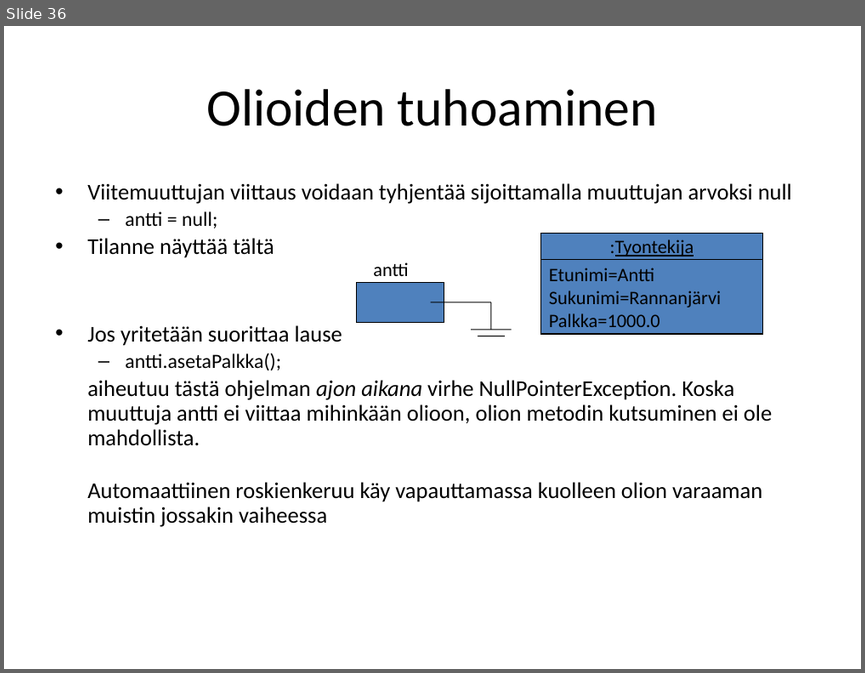
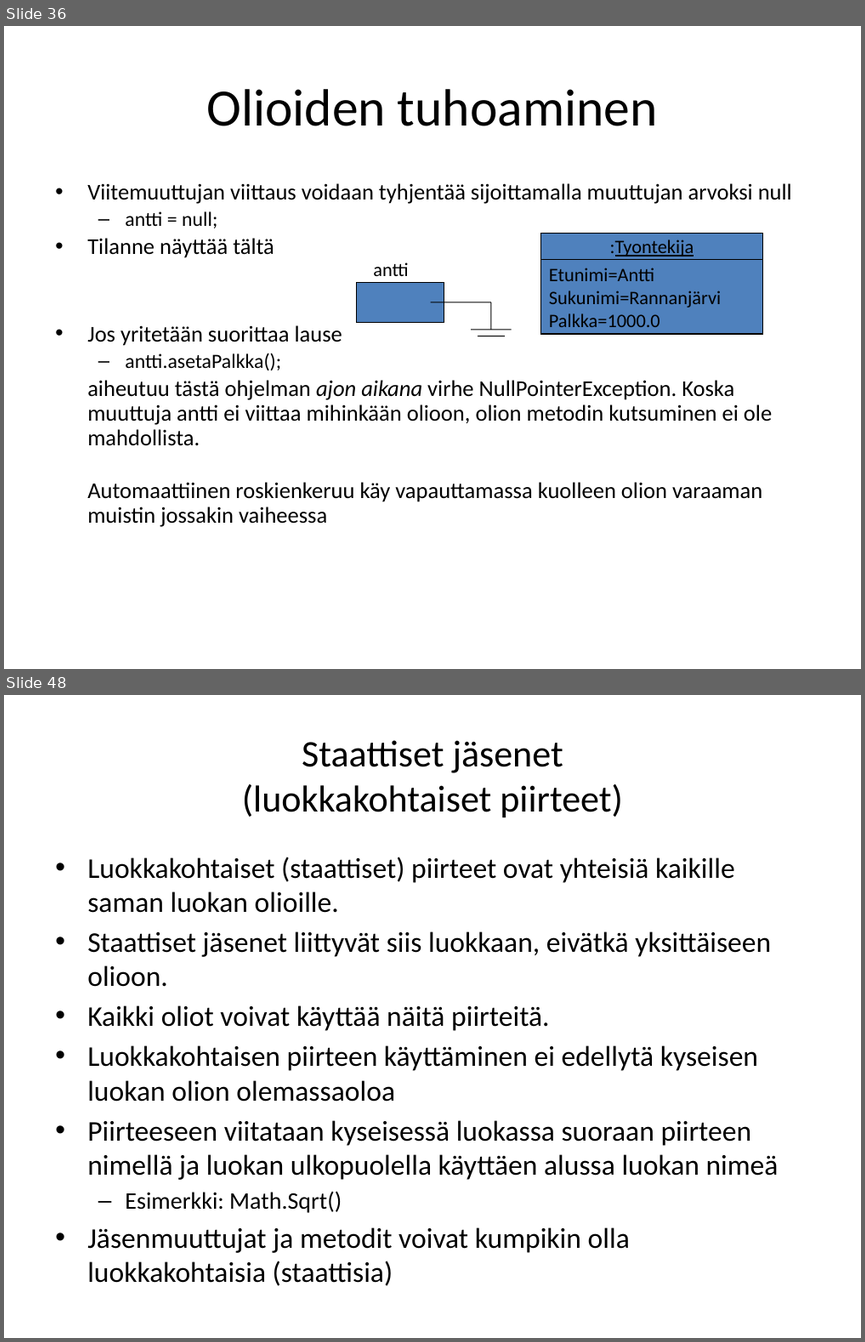
Before and after one commit to lpemake/TITE13oh, a slide deck: Olio-ohjelmointi.pptx. Shown one above the other, each under a label of ours: slide 36 before the commit, slides 36 and 48 after it; the slides between them are not shown. The pictures are 865x673 and 865x1342 pixels, drawn with LibreOffice and Linux fonts; fonts in the diff are those of the drawing. Boxes give left, top, right and bottom in pixels: in the first picture for what was removed or moved away, otherwise in the second. Text is boxed around its words. In the diff, an @@ line names an element or a change of style, - is before the commit and + after.

```diff
--- a/Olio-ohjelmointi.pptx
+++ b/Olio-ohjelmointi.pptx
@@ slide 48 added at (4,695,861,1338), background #FFFFFF @@
@@ title added at (242,740,623,817), 31.5 pt, text #000000 @@
+Staattiset jäsenet
+(luokkakohtaiset piirteet)
@@ text added at (87,857,778,1286), 24 pt, text #000000 @@
+• Luokkakohtaiset (staattiset) piirteet ovat yhteisiä kaikille saman luokan olioille.
+• Staattiset jäsenet liittyvät siis luokkaan, eivätkä yksittäiseen olioon.
+• Kaikki oliot voivat käyttää näitä piirteitä.
+• Luokkakohtaisen piirteen käyttäminen ei edellytä kyseisen luokan olion olemassaoloa
+• Piirteeseen viitataan kyseisessä luokassa suoraan piirteen nimellä ja luokan ulkopuolella käyttäen alussa luokan nimeä
+  – Esimerkki: Math.Sqrt()
+• Jäsenmuuttujat ja metodit voivat kumpikin olla luokkakohtaisia (staattisia)
```
Also in this commit, not shown: 1 slide changed, 97 other slides added, 58 other files.
